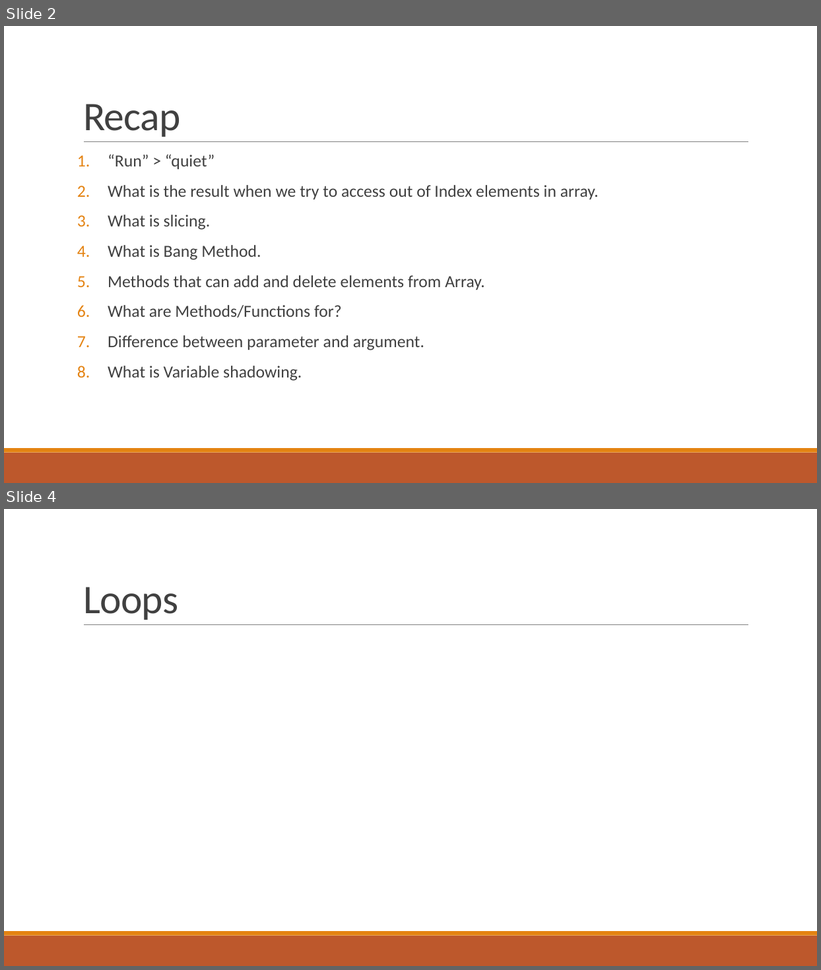
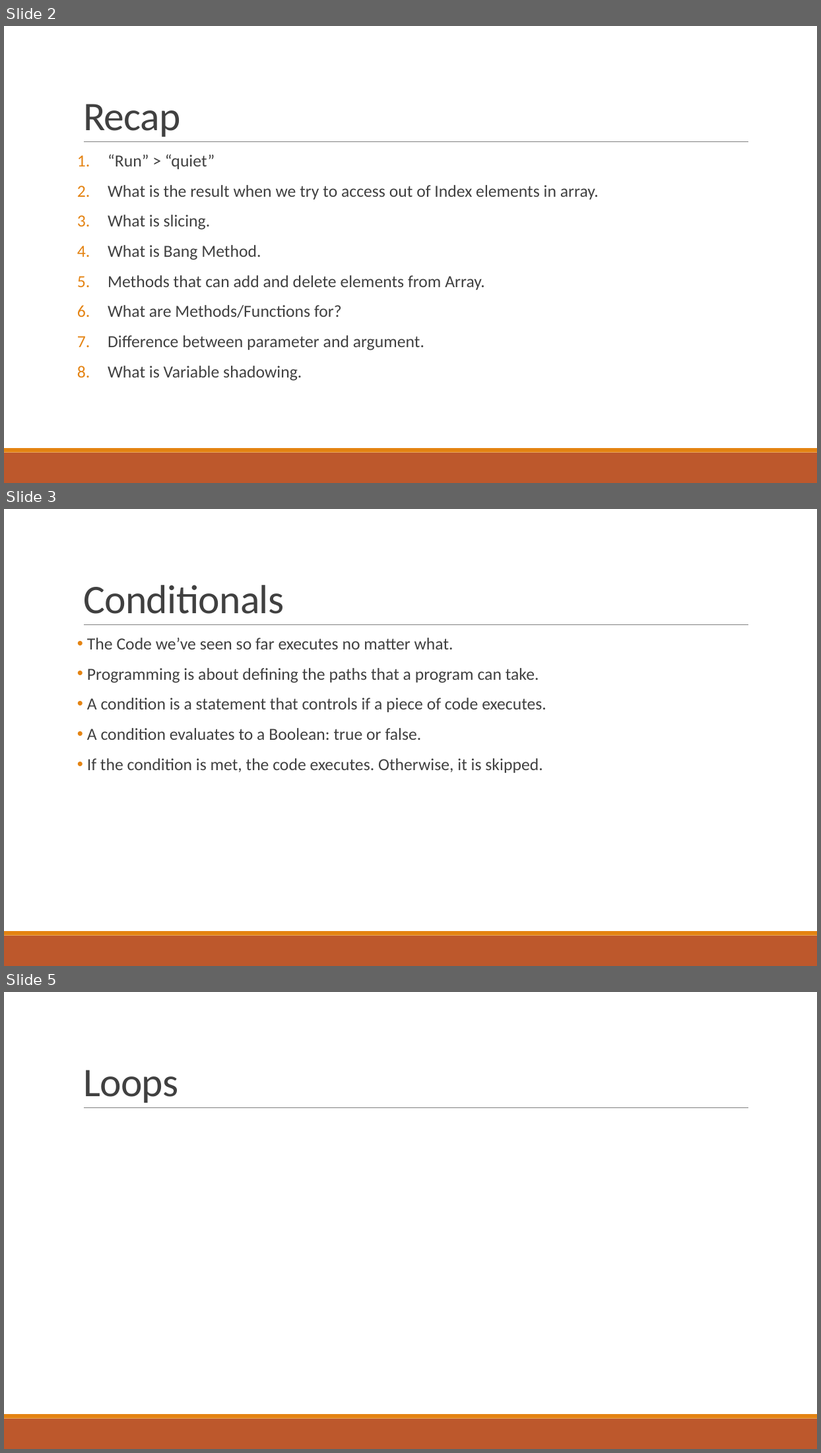
Before and after one commit to pawan9489/TeachingRuby, a slide deck: Presentations/Session3-Functions&FlowControl.pptx. Shown one above the other, each under a label of ours: slides 2 and 4 before the commit, slides 2, 3 and 5 after it; the slides between them are not shown. The pictures are 821x970 and 821x1453 pixels, drawn with LibreOffice and Linux fonts; fonts in the diff are those of the drawing. Boxes give left, top, right and bottom in pixels: in the first picture for what was removed or moved away, otherwise in the second. Text is boxed around its words. In the diff, an @@ line names an element or a change of style, - is before the commit and + after.

```diff
--- a/Presentations/Session3-Functions&FlowControl.pptx
+++ b/Presentations/Session3-Functions&FlowControl.pptx
@@ slide 3 added at (x1=4, y1=509, x2=817, y2=966), background #FFFFFF; not listed: 3 template elements that a slide beside it also shows @@
@@ title added at (x1=83, y1=585, x2=284, y2=614), 48 pt, text #404040 @@
+Conditionals
@@ text added at (x1=87, y1=638, x2=547, y2=773), 20 pt, text #404040 @@
+• The Code we’ve seen so far executes no matter what.
+• Programming is about defining the paths that a program can take.
+• A condition is a statement that controls if a piece of code executes.
+• A condition evaluates to a Boolean: true or false.
+• If the condition is met, the code executes. Otherwise, it is skipped.
@@ what was slide 4 is now slide 5 @@
```
Also in this commit, not shown: 1 other slide added, 1 slide removed, 8 other files.
